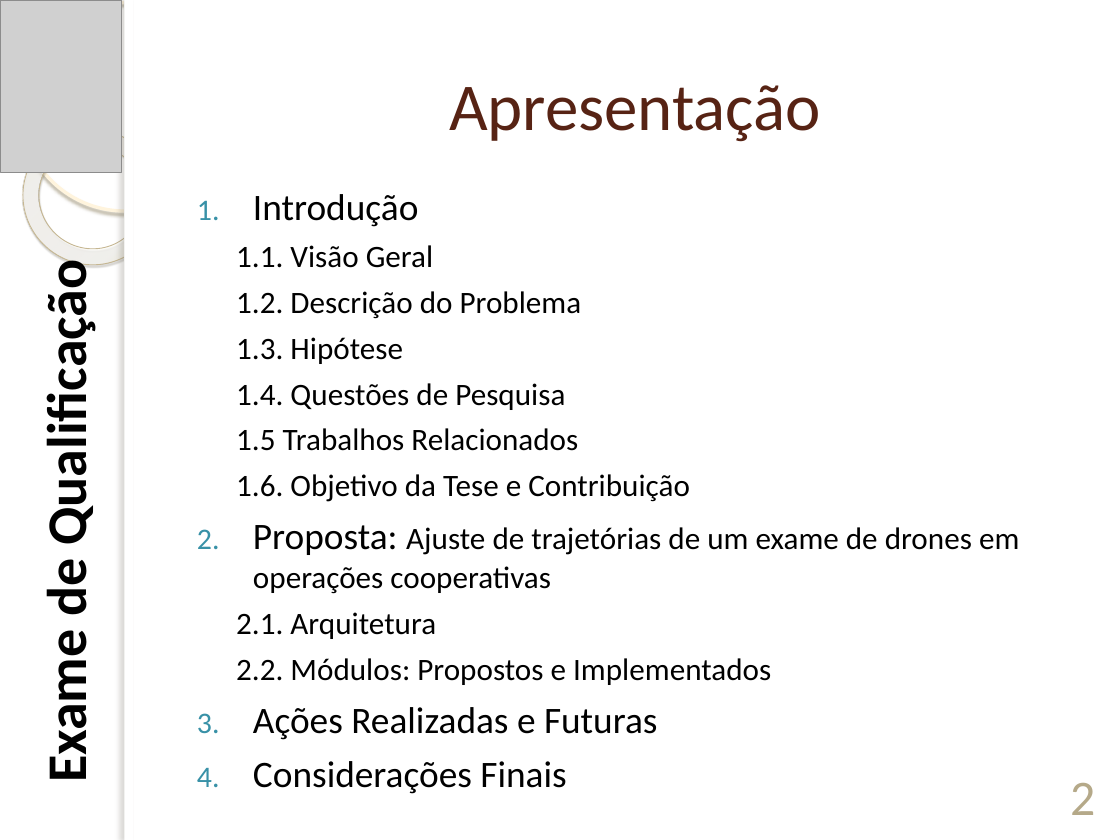
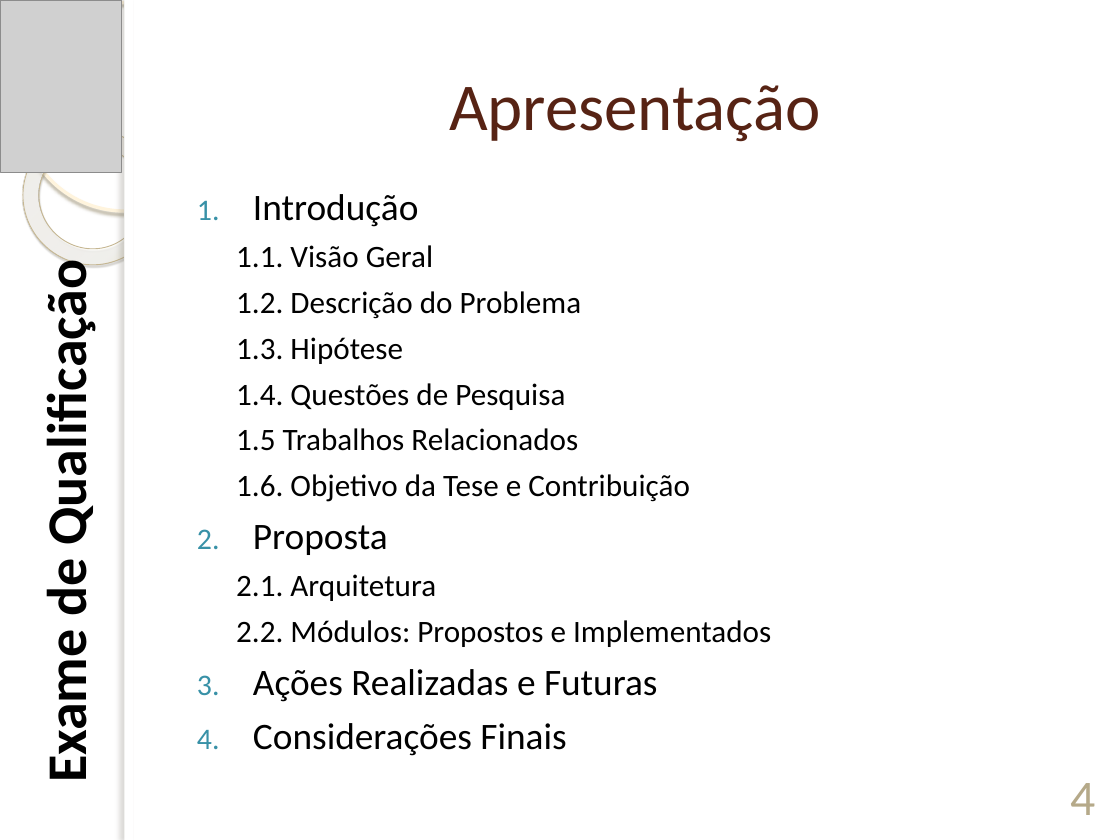
Before and after one commit to wanderok/Doutorado, a slide deck: slide 4 of 28-EXAME_DE_QUALIFICACAO/01-DefesaExameQualificacao/ExameDeQualificacao-WanderMMartins.pptx (slide 2 before the commit). Drawn at 1120x840 pixels with LibreOffice and Linux fonts; fonts in the diff are those of the drawing; grey boxes stand for pictures; background and template pictures are left out. Boxes give left, top, right and bottom in pixels: in the first picture for what was removed or moved away, otherwise in the second. Text is boxed around its words. In the diff, an @@ line names an element or a change of style, - is before the commit and + after.

```diff
--- a/28-EXAME_DE_QUALIFICACAO/01-DefesaExameQualificacao/ExameDeQualificacao-WanderMMartins.pptx
+++ b/28-EXAME_DE_QUALIFICACAO/01-DefesaExameQualificacao/ExameDeQualificacao-WanderMMartins.pptx
@@ text at (x1=253, y1=525, x2=388, y2=555): text changed; size 20 to 24 pt @@
-2. Proposta: Ajuste de trajetórias de um exame de drones em operações cooperativas
+2. Proposta
@@ page number at (x1=1070, y1=783, x2=1095, y2=815): text changed @@
-2
+4
```
Also in this commit, not shown: 7 other slides changed, 2 slides added, 2 other files.
